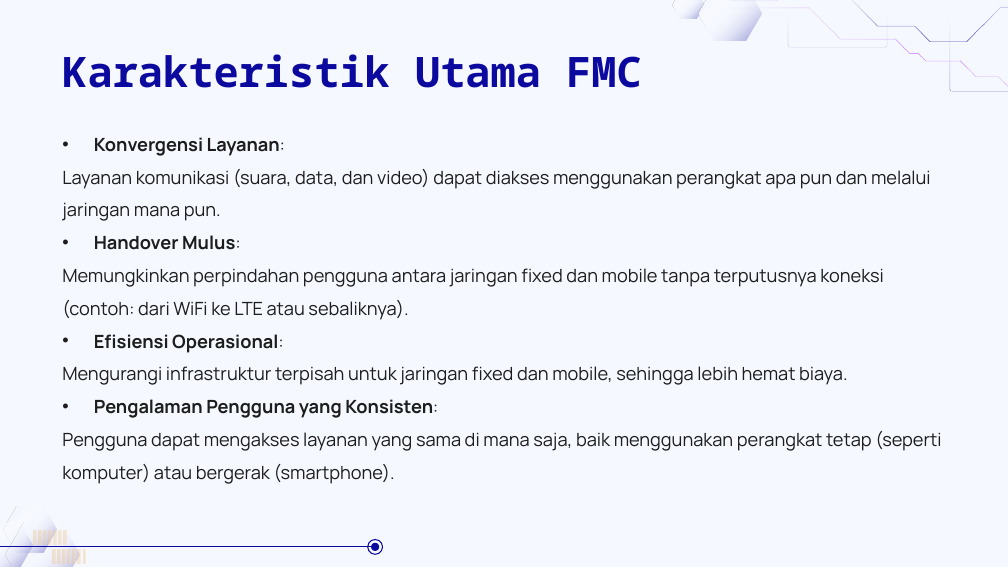
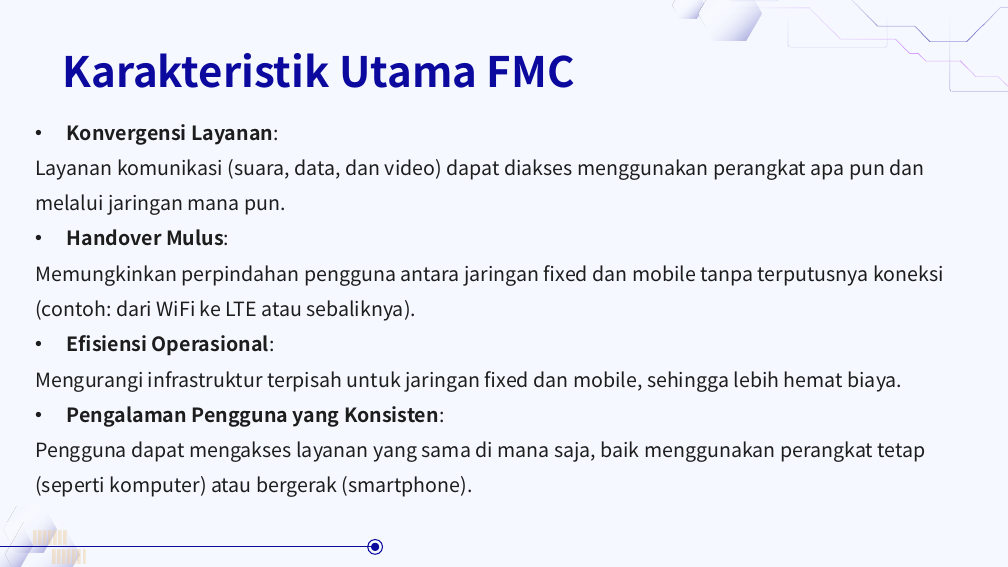
Before and after one commit to eja2003/Borneo, a slide deck: slide 14 of PPT jarkas.pptx. Drawn at 1008x567 pixels with LibreOffice and Linux fonts; fonts in the diff are those of the drawing; background and template pictures are left out. Boxes give left, top, right and bottom in pixels: in the first picture for what was removed or moved away, otherwise in the second. Text is boxed around its words. In the diff, an @@ line names an element or a change of style, - is before the commit and + after.

```diff
--- a/PPT jarkas.pptx
+++ b/PPT jarkas.pptx
@@ title "Karakteristik Utama FMC" at bbox=[62, 53, 575, 88]: font Noto Sans Mono to Noto Sans CJK JP @@
@@ text "Konvergensi Layanan:": place and size @@
-text "Konvergensi Layanan:" at bbox=[62, 137, 941, 484]
+text "Konvergensi Layanan:" at bbox=[35, 124, 944, 497]
@@ text "Konvergensi Layanan:" at bbox=[35, 124, 944, 497]: size 13 to 14 pt, font Manrope to Noto Sans CJK JP @@
```
Also in this commit, not shown: 23 other slides changed.
